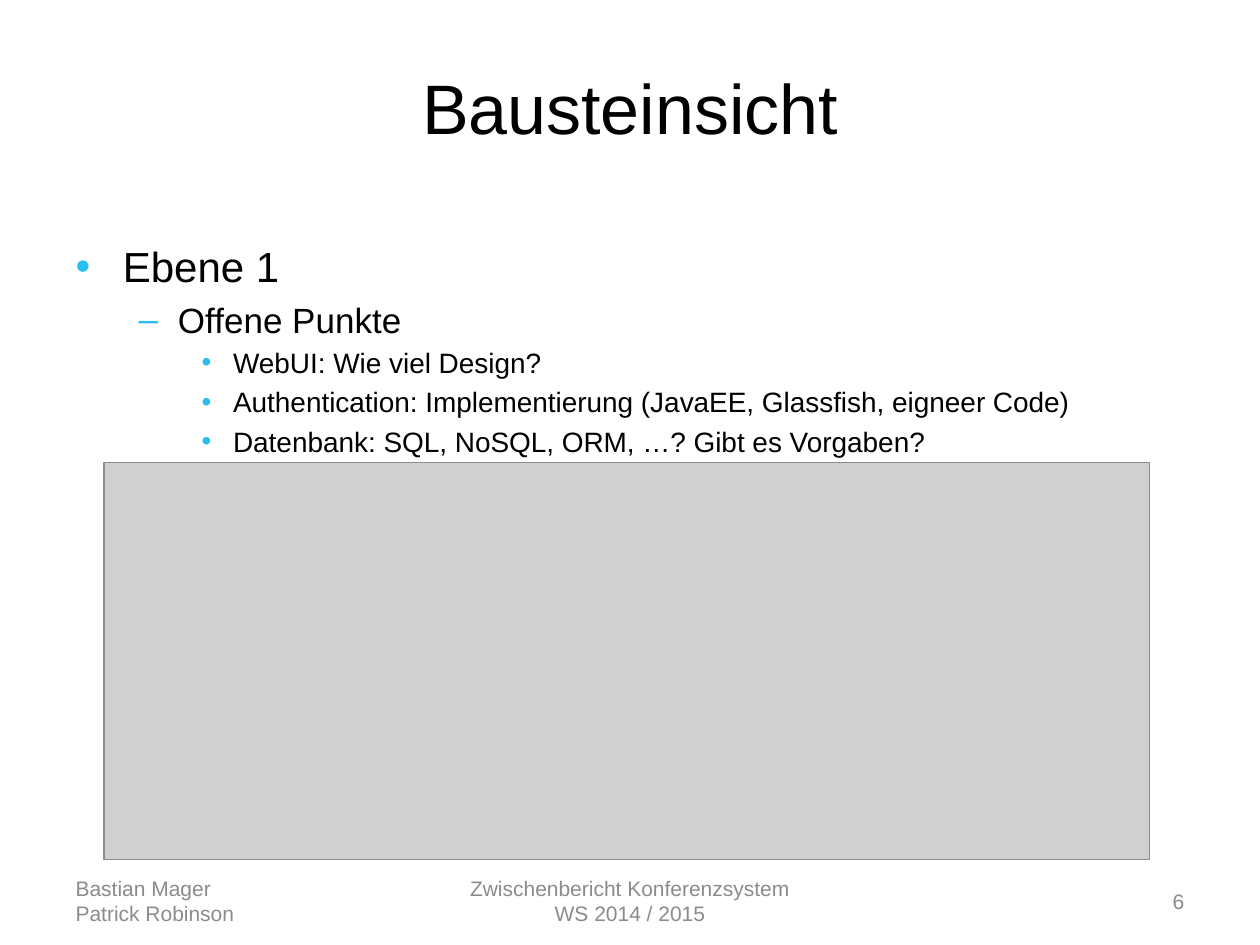
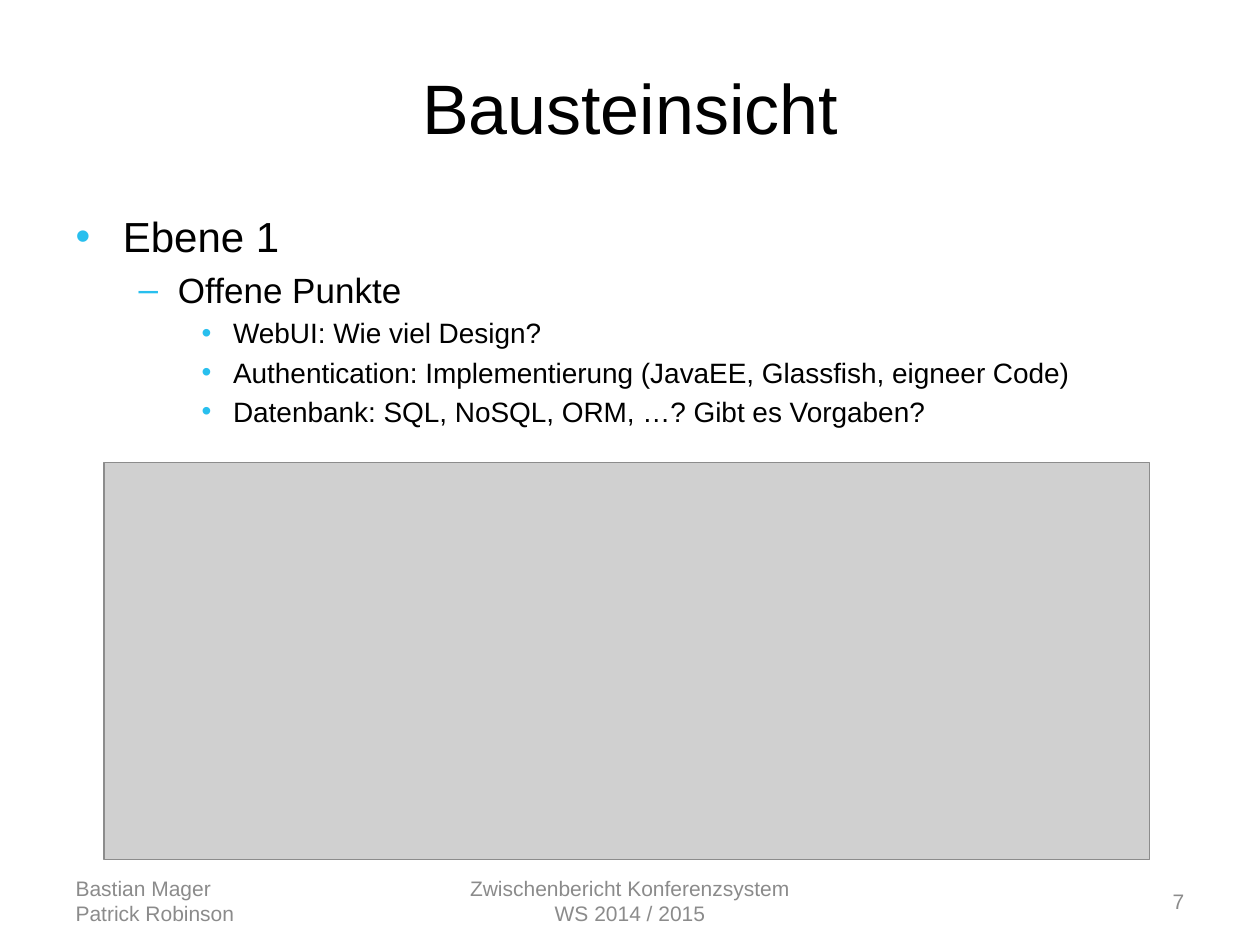
Before and after one commit to autarchprinceps/Conference-System, a slide deck: slide 7 of Documentation/Zwischenbericht.pptx (slide 6 before the commit). Drawn at 1260x945 pixels with LibreOffice and Linux fonts; fonts in the diff are those of the drawing; grey boxes stand for pictures. Boxes give left, top, right and bottom in pixels: in the first picture for what was removed or moved away, otherwise in the second. Text is boxed around its words. In the diff, an @@ line names an element or a change of style, - is before the commit and + after.

```diff
--- a/Documentation/Zwischenbericht.pptx
+++ b/Documentation/Zwischenbericht.pptx
@@ text "Ebene 1": place and size @@
-text "Ebene 1" at box(123, 251, 1069, 457)
+text "Ebene 1" at box(123, 221, 1069, 427)
@@ page number at box(1173, 894, 1185, 909): text changed @@
-6
+7
```
Also in this commit, not shown: 3 other slides changed, 1 slide added, 2 slides removed, 1 other file.
